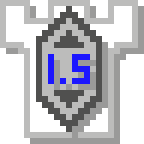
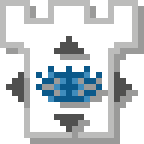
Two versions of the same layered image (144x144). Layer-by-layer changes:
added layer "TCastleScrollView" above "TCastleCrosshair2" over [6, 36, 138, 120]
renamed "Layer #12" to "TCastleFloatSlider", hid it over [36, 6, 108, 120]
